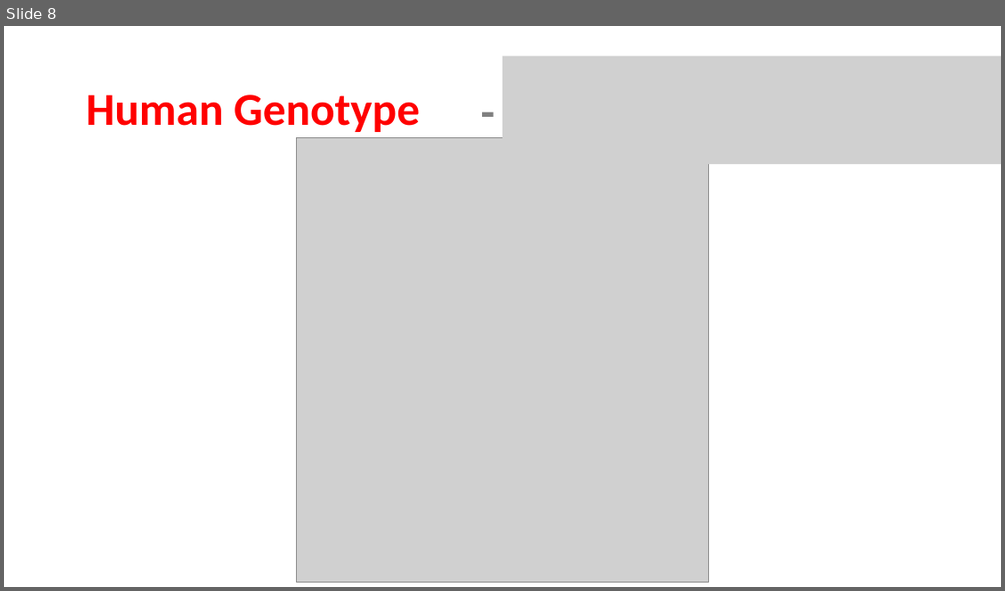
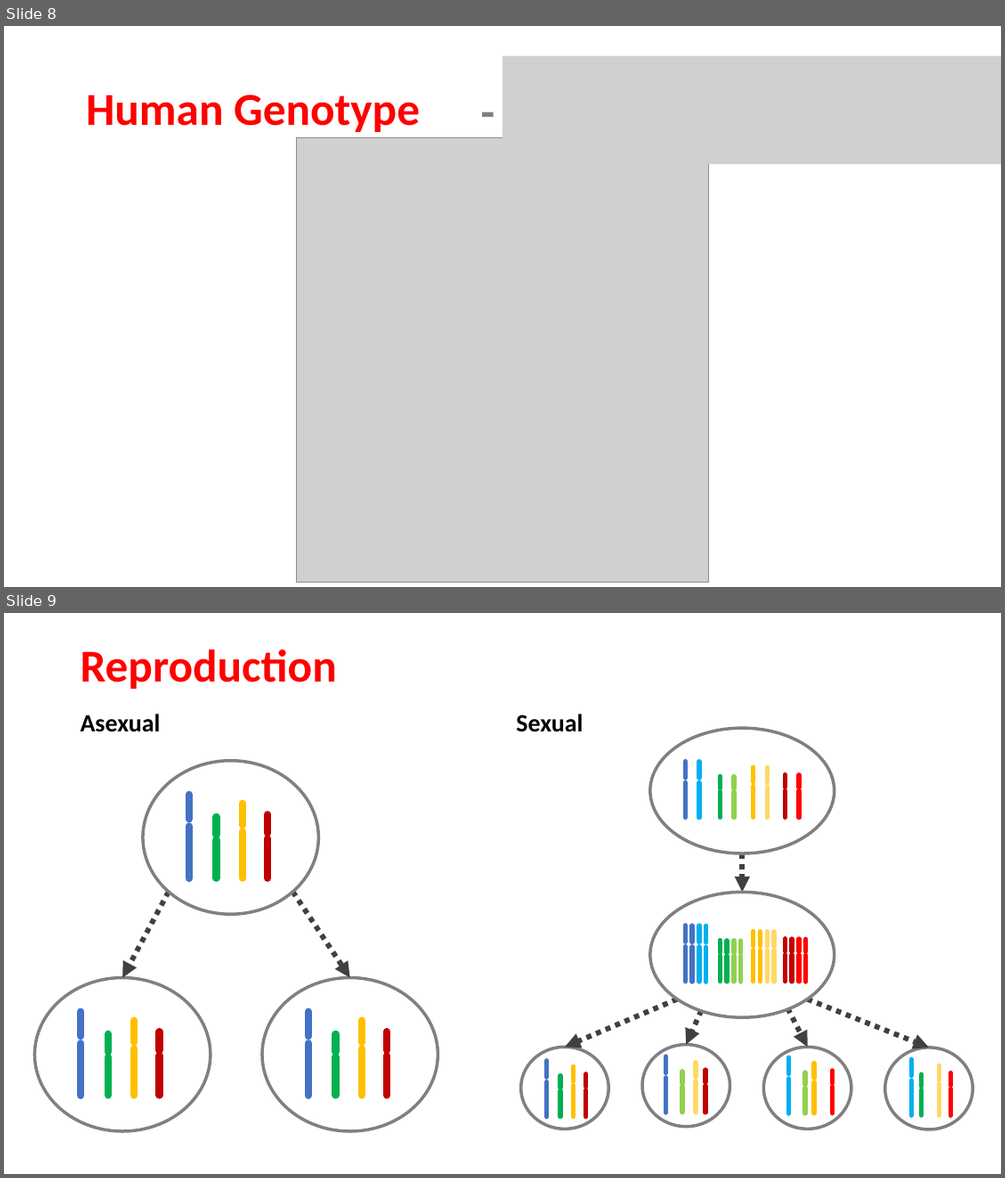
Before and after one commit to pauldubois98/PanicNightWorkshop, a slide deck: SolvingNimsGame.pptx. Shown one above the other, each under a label of ours: slide 8 before the commit, slides 8 and 9 after it. The pictures are 1005x591 and 1005x1178 pixels, drawn with LibreOffice and Linux fonts; fonts in the diff are those of the drawing; grey boxes stand for pictures. Boxes give left, top, right and bottom in pixels: in the first picture for what was removed or moved away, otherwise in the second. Text is boxed around its words. In the diff, an @@ line names an element or a change of style, - is before the commit and + after.

Commit message:
reproduction schemes

```diff
--- a/SolvingNimsGame.pptx
+++ b/SolvingNimsGame.pptx
@@ slide 9 added at box(4, 613, 1001, 1174), background #FFFFFF @@
@@ title added at box(81, 649, 337, 689), 44 pt, text #FF0000, bold @@
+Reproduction
@@ text added at box(81, 714, 161, 732), 24 pt, text #000000, bold @@
+Asexual
@@ text added at box(516, 714, 582, 732), 24 pt, text #000000, bold @@
+Sexual
@@ group added at box(650, 728, 834, 854): 16 lines, 1 ellipse @@
@@ group added at box(143, 761, 319, 914): 8 lines, 1 ellipse @@
@@ arrow added from (742, 854) to (742, 892), #404040 5 pt dashed @@
@@ arrow added from (169, 892) to (123, 978), #404040 5 pt dashed @@
@@ arrow added from (292, 892) to (350, 978), #404040 5 pt dashed @@
@@ group added at box(650, 892, 834, 1018): 32 lines, 1 ellipse @@
@@ group added at box(34, 978, 210, 1131): 8 lines, 1 ellipse @@
@@ group added at box(262, 978, 437, 1131): 8 lines, 1 ellipse @@
@@ arrow added from (677, 999) to (565, 1046), #404040 5 pt dashed @@
@@ arrow added from (702, 1010) to (686, 1045), #404040 5 pt dashed @@
@@ arrow added from (788, 1008) to (808, 1046), #404040 5 pt dashed @@
@@ arrow added from (807, 999) to (929, 1047), #404040 5 pt dashed @@
@@ group added at box(521, 1046, 608, 1129): 8 lines, 1 ellipse @@
@@ group added at box(643, 1045, 730, 1127): 8 lines, 1 ellipse @@
@@ group added at box(764, 1046, 851, 1129): 8 lines, 1 ellipse @@
@@ group added at box(885, 1047, 972, 1130): 8 lines, 1 ellipse @@
```
Also in this commit, not shown: 2 other slides added.
